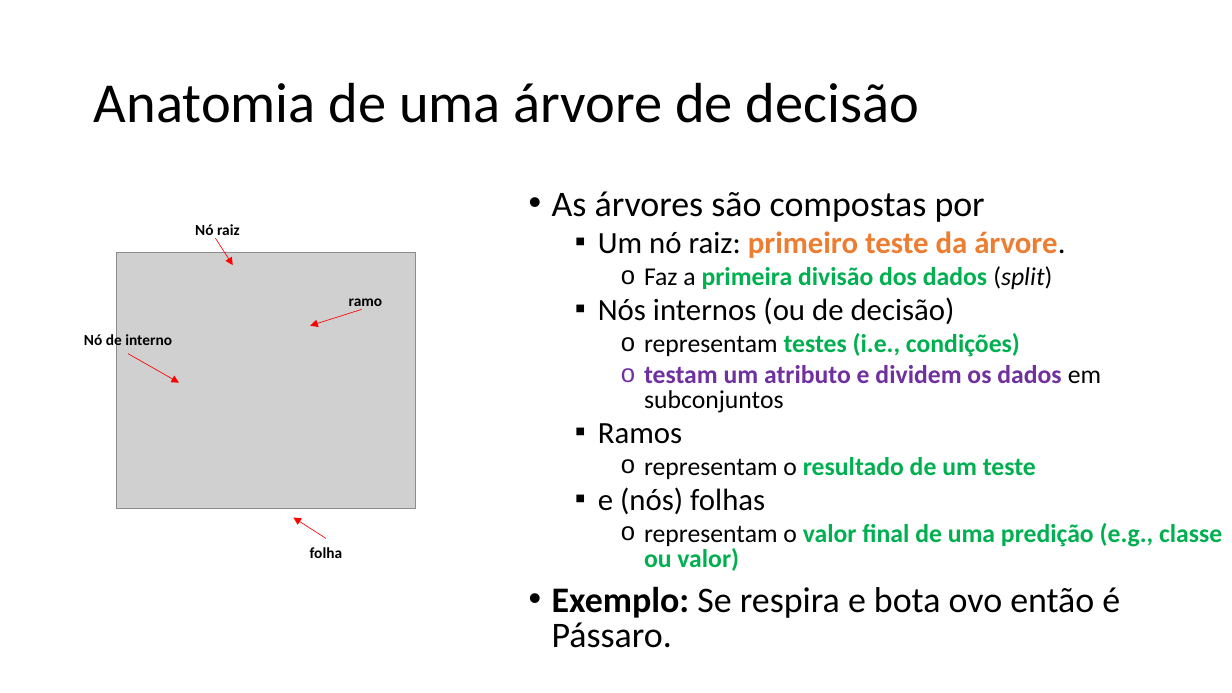
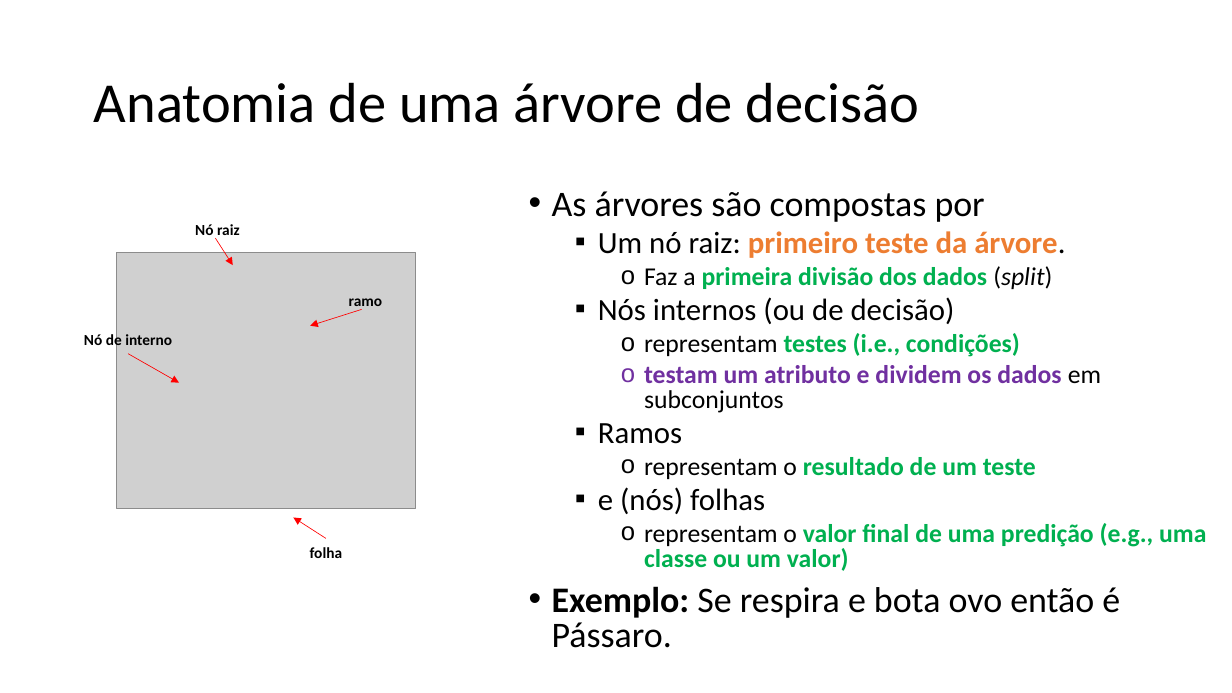
Before and after one commit to zz4fap/c24_inteligencia_artificial, a slide deck: slide 5 of slides/C24_Árvores_de_decisão.pptx. Drawn at 1232x693 pixels with LibreOffice and Linux fonts; fonts in the diff are those of the drawing; grey boxes stand for pictures. Boxes give left, top, right and bottom in pixels: in the first picture for what was removed or moved away, otherwise in the second. Text is boxed around its words. In the diff, an @@ line names an element or a change of style, - is before the commit and + after.

```diff
--- a/slides/C24_Árvores_de_decisão.pptx
+++ b/slides/C24_Árvores_de_decisão.pptx
@@ text at box(644, 523, 1206, 571): text changed @@
-    o representam o valor final de uma predição (e.g., classe ou valor)
+    o representam o valor final de uma predição (e.g., uma classe ou um valor)
```
Also in this commit, not shown: 6 other slides changed, 1 slide removed.
